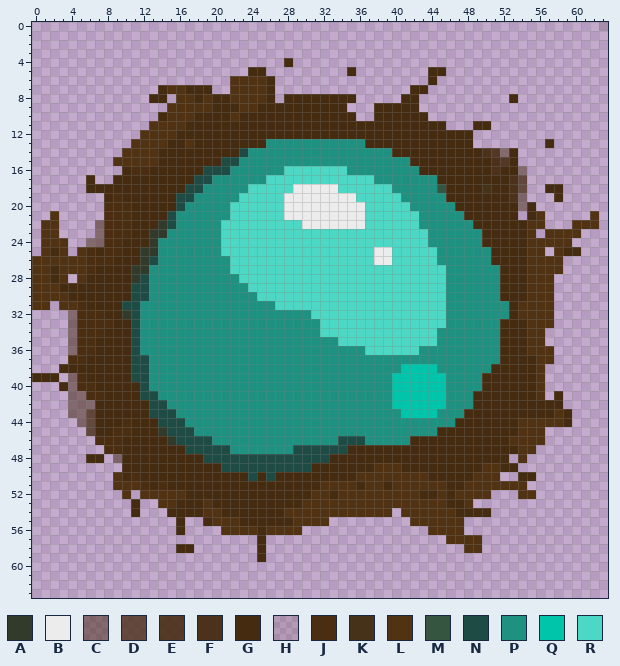
A pixel-art sprite gets an edit: Assets/Sprites/water.png. The first picture shows the starting point.
The file is 64x64 pixels. Colours within 5 levels of each other are drawn and written as one.
Palette (. is transparent): A #323b2b  B #ececec  C #452b1080  D #452b10c0  E #452b10e0  F #452b10f0  G #452b10  H #452b1021  J #4b2e11  K #453218  L #513313  M #355541  N #1e4c45  P #1f9181  Q #00c5ab  R #4dd7c5
New version:
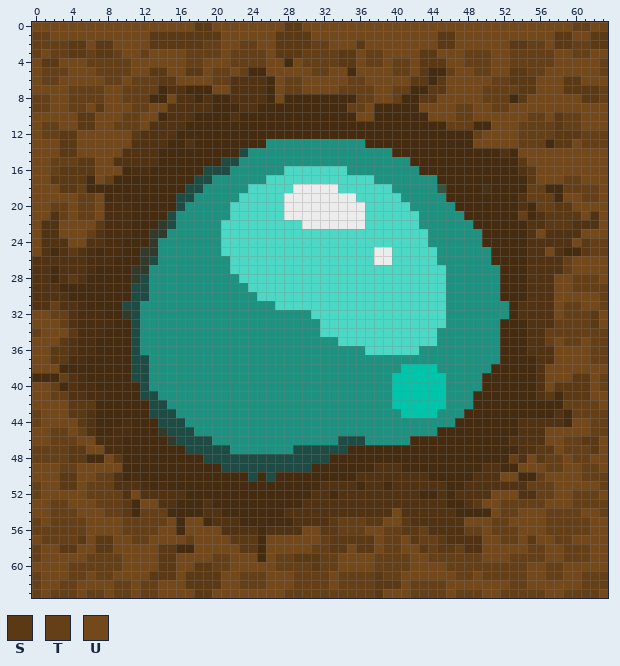
Colours new in this view: S #5b3915  T #653f17  U #73481b
Change:
colour H: #452b1021 -> #6d441a
Changed rows in their new state; - is a pixel that keeps its letter.
first column x 0:
 0 UUUUUUUUUUUUUUUUUUSSUUUUUUUUSSUUUUUUUUUUUUUUUUUUUUUUUUUUUUUUTTU-
 1 TTUUUUUUUUUUUSSSSSSSSUUUUUUSSSSUUUUUUUUUUUUUUSSUUUUUUUUUUUSSUUSS
 2 TTTTSSUSSUUUUSSSSSSTTUUTTUUSSSSTTUUUSUUUUUUUUSSUUUUUUSSTTUSSTTSS
 3 TUTTSSTSSTUUTUUUUTTTTUTTTTUSSSTTTTSSUTTUUUUSSUUUTTTUUTTTTTUUTTUU
 4 USSUUUTTTTTUUUUUUTTUUUTTTTUU-UTTTTSSUTTUTTUSSSUUTTTUUTTTTTUUUUUT
 5 UTTTUUUTTTTUUSSUUSSUTTUT--UUUUUTTUU-UUUUTTUS--TUUTTUUSSTTUUUUUUT
 6 UTTUUUUUTTUTTTSSUUUUTT-----UTTUUUUUTTUUUUUSS-SUUUUUTTSSSUUUSSUUU
 7 UUUUTTTTUUTTTT------UU-----UTTUUUUTTTTUUTT--SSUUUUTTTTSSUUUSSSST
 8 TTUUTTTTUUTTT--U-----------U--------TTUUT--SSUUUUUTTT-SUUUUUUSST
 9 TTUUTTUSUUUTTUU--------------------TTU-----UUUUTTUUTTUUUUUUUUUUU
10 UUUUUSSUUUTTUU----------------------UU------UUUTTUUUUUUTTUSTTUUU
11 UTTUUSSUUTTTU---------------------------------TTT--UUUTTTTSTTUUU
12 UTTSSUUUUUUS-------------------------------------TUUUUTTTTSSSTTT
13 UUUSSUUUUUU--------------------------------------UUUUUTTT-SSUTTT
14 UUUSSUUUUU----------------------------------------GGL-UUUUUUUUUU
15 UUTTTSSUU------------------------------------------GG-SUUUUUUUUU
16 UUTSSSSUUU-----------------------------------------G--LSUUUUUUUU
17 UUSSSS-UT--------------------------------------------GGSUUUTTUUU
18 UUUSST-----------------------------------------------GGTT--TTTTU
19 UUUUUTTU---------------------------------------------GLTTT-UUTTU
20 UUTTUTTU----------------------------------------------L-TTSSUUUU
21 UU-TUTTU----------------------------------------------T--SSSSU-U
22 U--UUUUS-------------------------------------------------SSS---U
23 U--UUUTL------------------------------------------------U----UUU
24 U---UULL----------------------------------------------------USTT
25 U---S----------------------------------------------------U---STT
26 -----------------------------------------------------------TUUUU
27 -----------------------------------------------------------TUUUU
28 ----S-----------------------------------------------------UUTTTU
29 ----------------------------------------------------------UUTTTT
30 ----------------------------------------------------------UUUUUT
31 --T-------------------------------------------------------UTTUUT
32 UUTTL-----------------------------------------------------UTTTSU
33 UUUTL-----------------------------------------------------TTTTSU
34 TUUUS----------------------------------------------------TTTTTTT
35 UUUSL----------------------------------------------------TUTTUTT
36 UUSSL-----------------------------------------------------UUUUTT
37 UUSS------------------------------------------------------UUUUTT
38 UUU------------------------------------------------------UUUUUUU
39 ---TL----------------------------------------------------UUUSSUT
40 UUT-L----------------------------------------------------USSSSUT
41 UUTTLL---------------------------------------------------S-SSSUU
42 UUUUSSS----------------------------------------------------TTTTU
43 TUUUSSL-----------------------------------------------------TTTT
44 TUUUUSL-----------------------------------------------------UUTT
45 UUTTUTL--------------------------------------------------UUUUUTT
46 UUTTTUU--------------------------------------------------UUTTSSU
47 TTTTSSUU------------------------------------------------SSUTTTSU
48 TTTTSS--US-------------------------------------------T-USTTUTTUU
49 UUUTTUUUUU--------------------------------------------UUUTTUUTTU
50 UUUSSUUTT-------------------------------------------UU--TUUUUTTT
51 TUUSSUTTT----------------------------------------------TTTUUUUUT
52 TUUUUUTTTT-U---------------------------------------UUU--TTUUTTTU
53 UUTTUUUTTTS-UU-----------------------------------SUUTTTTTUUUTTTT
54 UUTTTUUUTTS-TTT-------------------------U----------UTTUUUTTTTUUT
55 TUTTTTUUUUTTTTTU-UU--------------STTTSSUUS------UUUTTUUUUTTTTTUU
56 TTTTTTUUUUTTTTUU-UUUU---------UUSSTTTUUTTSST----TTUTTTUUUTTTTTUU
57 UTTTTSUSSUUTTUUUUTUUUUSSS-UUUUUUTSSSSSUTTUSTTS----UUTTUSUUTTUUUU
58 TUUSSUUSSUUUUUSS--UUUUUSS-UUUUUTTSSUSSUTTUUSTSST--UUUUUTTUUTTTUU
59 TUUUUUTTTTUUUUSSUUUUTTUUU-UTTSSSTTUUUUTTTTUUTTTTTTUUUTTTTUUTTTUU
60 UUUUTTTTTTUUUUSSUUSSTTUUUUUTTTTSTTUUUUTTTTUUUUTTTTTTTTTUUTTUUUUU
61 TUUUTTUTTUUUUSSSUSSSSUUTTTUUUTTTTUTTTTSTTUUUUUUTTUTTTTTUUTTUUTTT
62 TUUTTUUUUTTUTTUUUSSSSUUTTTUUUTTTTUTTTTSSSUTTTTUUUUUUUTTUUUUUUTTT
63 TUTTTUTTUTTUTTUUUUSSUUUUUUUUTTTTTTTTTTSUUUTTTTUTTTUUTTTTTUUTTTTU
Pixel boxes of the changes (left, top, right, bottom) in both pictures:
changed: (32, 22, 608, 598)
